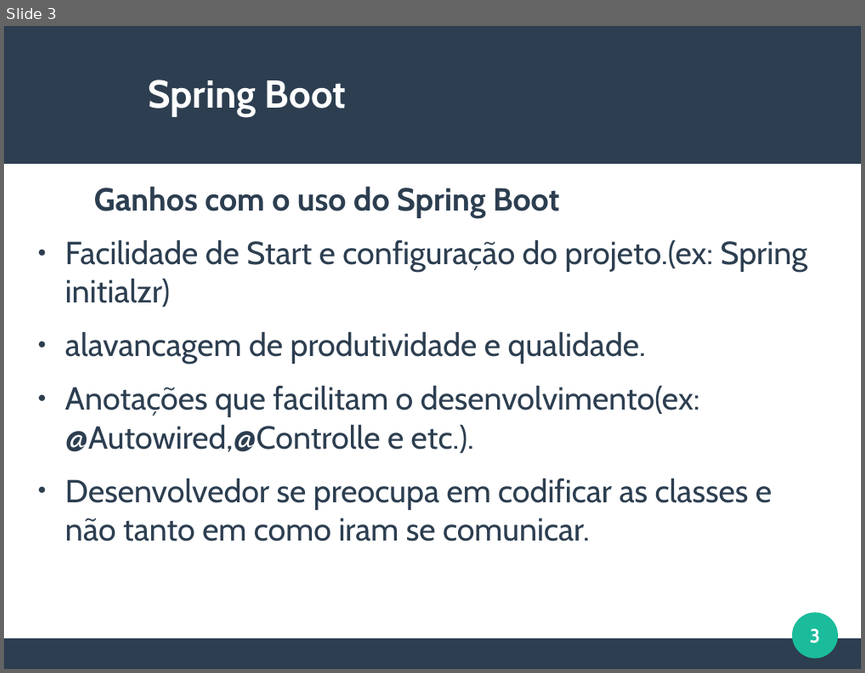
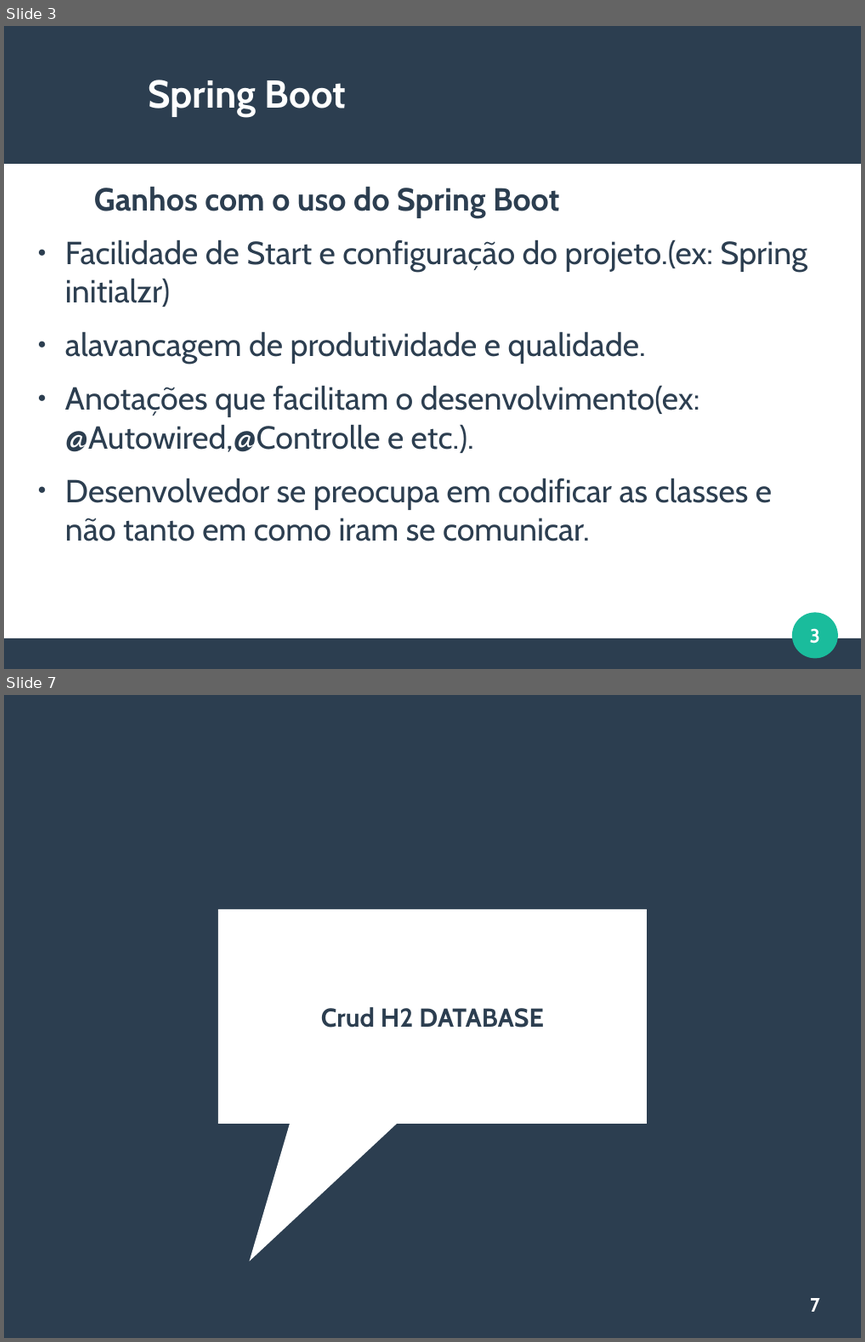
Before and after one commit to viniciusFortti/test, a slide deck: Apresentação/ApresentaçãoQuintaSemana.odp. Shown one above the other, each under a label of ours: slide 3 before the commit, slides 3 and 7 after it; the slides between them are not shown. The pictures are 865x673 and 865x1342 pixels, drawn with LibreOffice and Linux fonts; fonts in the diff are those of the drawing. Boxes give left, top, right and bottom in pixels: in the first picture for what was removed or moved away, otherwise in the second. Text is boxed around its words. In the diff, an @@ line names an element or a change of style, - is before the commit and + after.

Commit message:
(ajustando crud h2)

```diff
--- a/Apresentação/ApresentaçãoQuintaSemana.odp
+++ b/Apresentação/ApresentaçãoQuintaSemana.odp
@@ slide 7 added at (4,695,861,1338), background #2C3E50 @@
@@ speech box added at (218,909,647,1124), fill #FFFFFF @@
@@ title added at (321,1007,544,1027), 24 pt, text #2C3E50, bold @@
+Crud H2 DATABASE
@@ page number added at (810,1298,820,1311), 18 pt, text #FFFFFF, bold @@
+7
```
Also in this commit, not shown: 1 slide changed, 1 other slide added, 16 other files.
